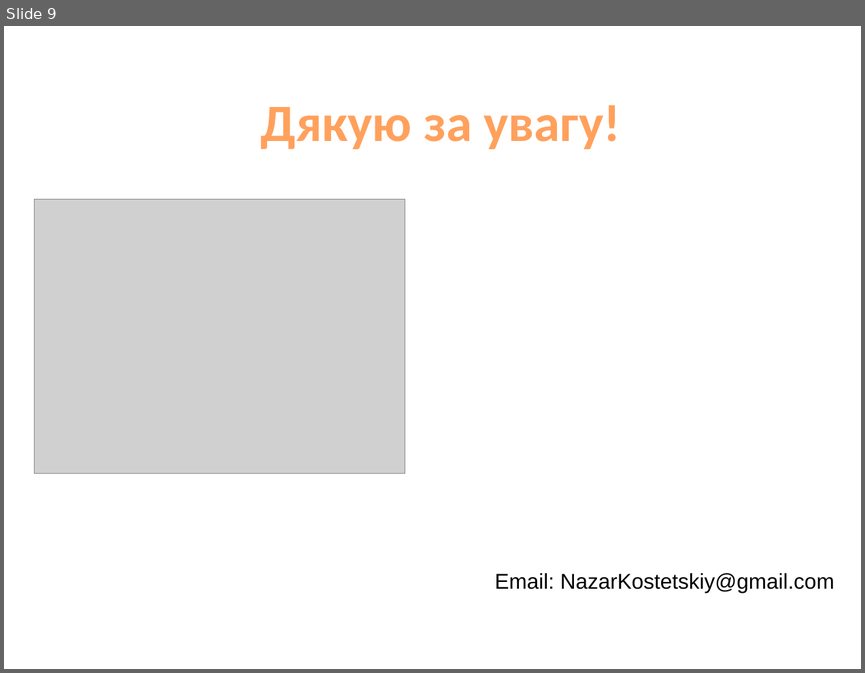
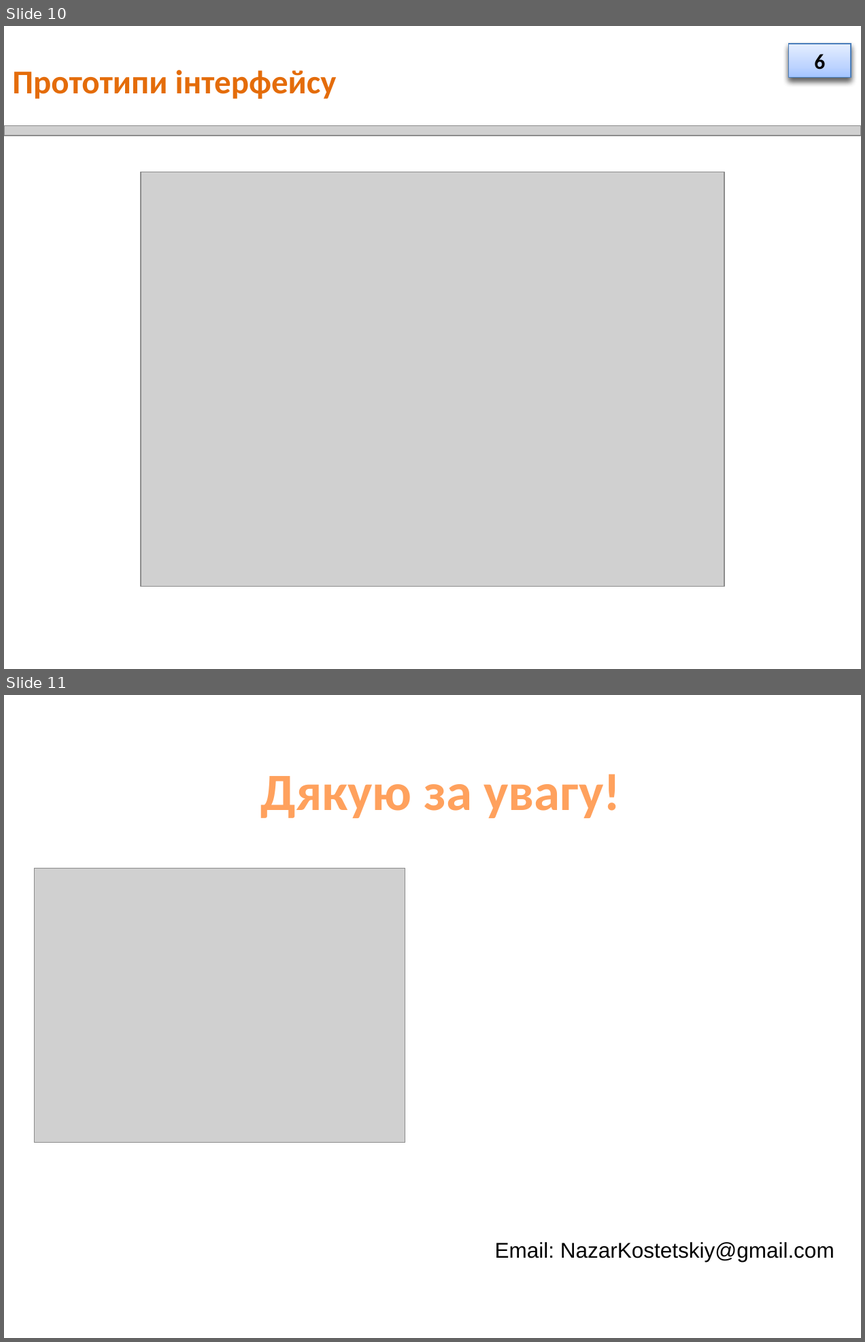
Before and after one commit to NazarKostetskiy/dbms, a slide deck: Lab 1/Presentation.pptx. Shown one above the other, each under a label of ours: slide 9 before the commit, slides 10 and 11 after it. The pictures are 865x673 and 865x1342 pixels, drawn with LibreOffice and Linux fonts; fonts in the diff are those of the drawing; grey boxes stand for pictures. Boxes give left, top, right and bottom in pixels: in the first picture for what was removed or moved away, otherwise in the second. Text is boxed around its words. In the diff, an @@ line names an element or a change of style, - is before the commit and + after.

```diff
--- a/Lab 1/Presentation.pptx
+++ b/Lab 1/Presentation.pptx
@@ slide 10 added at [4, 26, 861, 669], background #FFFFFF @@
@@ rectangle added at [789, 44, 851, 78], fill gradient #A3C4FF to #BFD5FF to #E5EEFF, outline #4A7EBB 0.74 pt, 18 pt, text #000000, bold @@
+19
@@ rectangle added at [789, 44, 851, 78], fill gradient #A3C4FF to #BFD5FF to #E5EEFF, outline #4A7EBB 0.74 pt, 18 pt, text #000000, bold @@
+6
@@ text added at [12, 70, 337, 99], 28 pt, text #E46C0A, bold @@
+Прототипи інтерфейсу
@@ picture added at [4, 125, 861, 135] @@
@@ picture added at [140, 172, 723, 586] @@
@@ what was slide 9 is now slide 11 @@
```
Also in this commit, not shown: 1 slide changed, 1 other slide added.
